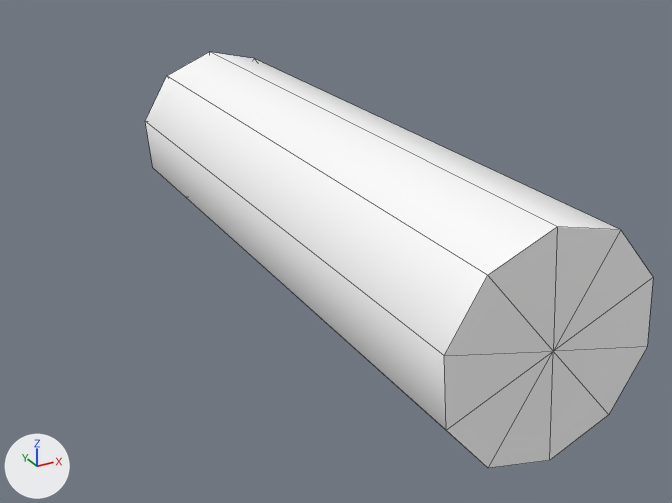
The FBX model Assets/Art/Models/RC_Car/Battery/Battery_UPG1_Model.fbx, before and after one commit.
The view is the same before and after, from a 50 mm camera at (-1.351, -1.16, 3.338) aimed at (-0.67, 0.078, 2.719). Arrows for +X, +Y and +Z are at lower left; the lights stay in place. Mesh edges are drawn as thin lines. Where no turn or scale is listed for an object, it has been applied to the vertices.

Before the edit, the objects in view are built like this:
```python
me_mesh = bpy.data.meshes.new('Mesh')
me_mesh.from_pydata(...)  # 39 vertices, 46 faces; spans x -0.858..-0.557, y -0.493..0.528, z 2.678..2.979
me_mesh.materials.append(mat_diy_objects_material)  # its picture is missing
ob_battery_upg1_model = bpy.data.objects.new('Battery_UPG1_Model', me_mesh)
ob_battery_upg1_model.location = (0.0, 0.0, 0.0)
```
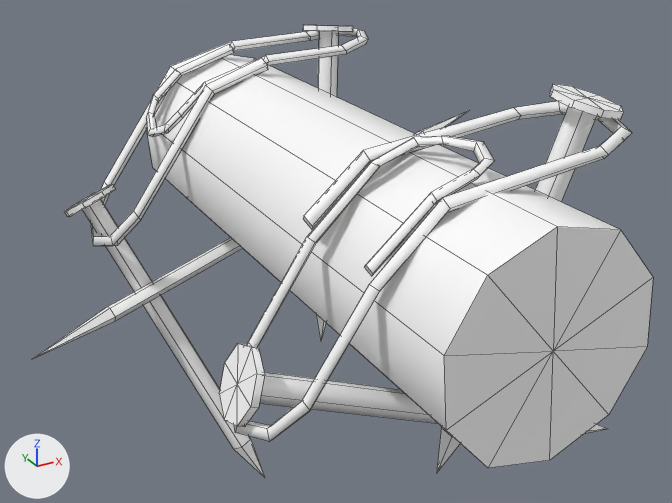
The change, as a diff of the scene's bpy script:
```diff
--- a/Assets/Art/Models/RC_Car/Battery/Battery_UPG1_Model.fbx.py
+++ b/Assets/Art/Models/RC_Car/Battery/Battery_UPG1_Model.fbx.py
@@ me_mesh @@
 # used by ob_battery_upg1_model
-me_mesh.from_pydata(...)  # 39 vertices, 46 faces; spans x -0.858..-0.557, y -0.493..0.528, z 2.678..2.979
+me_mesh.from_pydata(...)  # 351 vertices, 377 faces; spans x -1.146..-0.119, y -0.493..0.528, z 2.23..3.049
+# me_mesh part 1: 162 vertices added at x -1.146..-0.119, y 0.181..0.467, z 2.23..3.034
+# me_mesh part 2: 150 vertices added at x -1.015..-0.422, y -0.379..-0.185, z 2.44..3.049
 me_mesh.materials.append(mat_diy_objects_material)
```

Boxes (x1, y1, x2, y2) around the edits, measured in the pictures (672 x 503 px):
'Battery_UPG1_Model', reshaped (22% wider, 9% taller)
    before: (145, 52, 653, 468)
    after: (34, 25, 653, 478)
part 1 of me_mesh, added
    after: (34, 25, 468, 478)
part 2 of me_mesh, added
    after: (219, 84, 632, 474)
